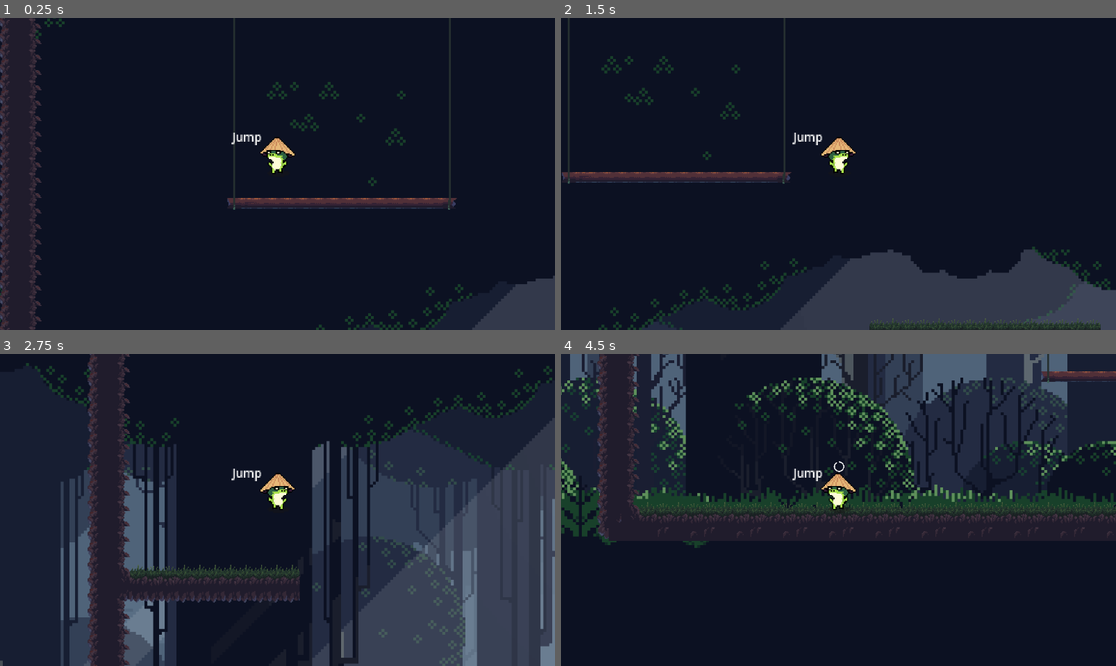
Above: before the commit, frames 1-4 (two rows, left to right).
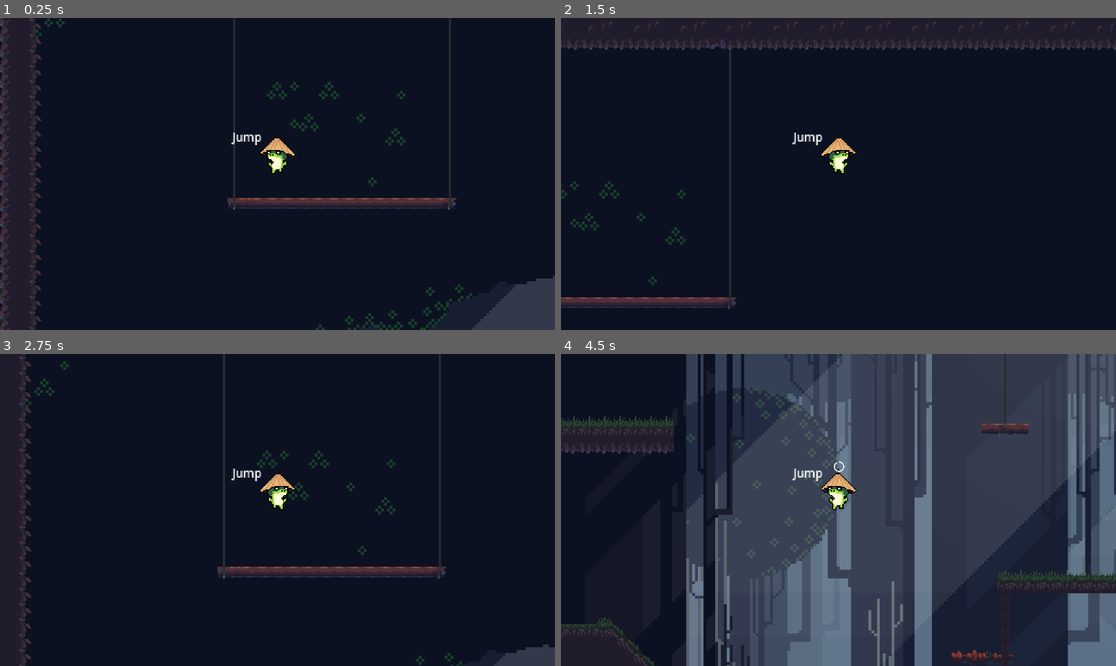
Above: after the commit, the same moments.

Repository: kedywek/SamuraiFrog
Game: Godot game, scene res://scenes/main.tscn
Two runs of this game, one before a commit and one after it. Both use one fixed random seed, a clock stepped at 60 frames per second and the inputs below.
Inputs:
- Up to frame 1 (0.25 s): no input
- Up to frame 2 (1.5 s): hold D (right) 0.53-1.28 s; tap Shift (attack) at 0.6 s; tap W (jump) at 0.77, 0.8, 1.07, 1.35 s; hold A (left) from 1.28 s (still down)
- Up to frame 3 (2.75 s): tap W (jump) at 1.52, 1.82, 2.3 s; tap Shift (attack) at 1.55, 2.1 s; release A (left) at 2.03 s; hold D (right) from 2.03 s (still down)
- Up to frame 4 (4.5 s): tap Shift (attack) at 2.85, 4.35 s; tap W (jump) at 3.02, 3.32, 3.6, 3.77, 4.07 s; release D (right) at 3.53 s; hold A (left) from 3.53 s (still down)

The runs differ from the first frame. In frame 2, 17% of the frame differs, in the area x 0-100%, y 1-100%; in frame 3, 40%; in frame 4, 62%, in the area x 0-100%, y 0-100%.

Commit message:
add shadow, slope fix, charge while running fix

Diff:
--- /dev/null
+++ b/scenes/UI.tscn
@@ -0,0 +1,19 @@
+[gd_scene load_steps=2 format=3 uid="uid://c3t4cp1l5l7cs"]
+
+[ext_resource type="Texture2D" uid="uid://b20stv1thxi11" path="res://sprites/CircularProgressBar.png" id="1_sh0aa"]
+
+[node name="UI" type="CanvasLayer"]
+
+[node name="jump_charge" type="TextureProgressBar" parent="."]
+anchors_preset = 2
+anchor_top = 1.0
+anchor_bottom = 1.0
+offset_left = 15.0
+offset_top = -101.0
+offset_right = 101.0
+offset_bottom = -15.0
+grow_vertical = 0
+max_value = 150.0
+fill_mode = 4
+nine_patch_stretch = true
+texture_progress = ExtResource("1_sh0aa")
--- a/scenes/characters/player.tscn
+++ b/scenes/characters/player.tscn
@@ -282,12 +282,14 @@
 }]
 
 [node name="player" type="CharacterBody2D"]
+floor_max_angle = 0.767945
 script = ExtResource("1_5pw7r")
 dash_curve = SubResource("Curve_3phni")
 metadata/_edit_horizontal_guides_ = [-45.0]
 
 [node name="shadow" type="Sprite2D" parent="."]
-position = Vector2(1, -11)
+visible = false
+position = Vector2(1, -10)
 scale = Vector2(1.22917, 1.22917)
 texture = ExtResource("2_12pvh")
 
@@ -310,6 +312,7 @@
 
 [node name="Camera2D" type="Camera2D" parent="."]
 zoom = Vector2(2, 2)
+position_smoothing_speed = 200.0
 
 [node name="dash_timer" type="Timer" parent="."]
 wait_time = 0.1
@@ -319,14 +322,11 @@
 wait_time = 3.0
 one_shot = true
 
-[node name="AttackEffectBehind" type="GPUParticles2D" parent="."]
+[node name="jump_timer" type="Timer" parent="."]
+one_shot = true
+
+[node name="jump_charge" type="TextureProgressBar" parent="."]
 visible = false
-position = Vector2(0, -13)
-emitting = false
-amount = 1000
-process_material = SubResource("ParticleProcessMaterial_lhdui")
-
-[node name="jump_charge" type="TextureProgressBar" parent="."]
 offset_left = 21.0
 offset_top = -28.0
 offset_right = 59.0
@@ -345,9 +345,12 @@
 fill_mode = 4
 texture_progress = ExtResource("3_8ffhc")
 
-[node name="jump_timer" type="Timer" parent="."]
-wait_time = 1.5
-one_shot = true
+[node name="AttackEffectBehind" type="GPUParticles2D" parent="."]
+visible = false
+position = Vector2(0, -13)
+emitting = false
+amount = 1000
+process_material = SubResource("ParticleProcessMaterial_lhdui")
 
 [node name="AnimationPlayer" type="AnimationPlayer" parent="."]
 libraries = {
--- a/scenes/main.tscn
+++ b/scenes/main.tscn
@@ -1,8 +1,9 @@
-[gd_scene load_steps=4 format=4 uid="uid://bhpqsbr5nna7y"]
+[gd_scene load_steps=5 format=4 uid="uid://bhpqsbr5nna7y"]
 
 [ext_resource type="PackedScene" uid="uid://bkroha6k87kwx" path="res://scenes/characters/player.tscn" id="1_qu1rk"]
 [ext_resource type="PackedScene" uid="uid://cjy2hp4qv4y27" path="res://scenes/tileMap/tile_map_layer.tscn" id="2_pocl6"]
 [ext_resource type="PackedScene" uid="uid://2gehlltnor8u" path="res://scenes/background.tscn" id="3_s6xwh"]
+[ext_resource type="PackedScene" uid="uid://c3t4cp1l5l7cs" path="res://scenes/UI.tscn" id="3_t0fe0"]
 
 [node name="main" type="Node2D"]
 
@@ -17,3 +18,5 @@
 [node name="player" parent="." instance=ExtResource("1_qu1rk")]
 position = Vector2(93, -717)
 scale = Vector2(1.2, 1.2)
+
+[node name="UI" parent="." instance=ExtResource("3_t0fe0")]
--- a/scenes/platform.tscn
+++ /dev/null
@@ -1,16 +0,0 @@
-[gd_scene load_steps=3 format=3 uid="uid://033oe6wwhe7f"]
-
-[ext_resource type="Texture2D" uid="uid://s6b3r0br8etq" path="res://icon.svg" id="1_oyixo"]
-
-[sub_resource type="RectangleShape2D" id="RectangleShape2D_ulnkv"]
-size = Vector2(229, 25)
-
-[node name="platform" type="StaticBody2D"]
-
-[node name="Sprite2D" type="Sprite2D" parent="."]
-position = Vector2(3.8147e-06, 4.76837e-07)
-scale = Vector2(1.79688, 0.203125)
-texture = ExtResource("1_oyixo")
-
-[node name="CollisionShape2D" type="CollisionShape2D" parent="."]
-shape = SubResource("RectangleShape2D_ulnkv")
--- a/scripts/characters/player.gd
+++ b/scripts/characters/player.gd
@@ -36,20 +36,27 @@
 
 	#	pokazywanie kółka charge'owania jumpa
 	if $jump_timer.is_stopped() or $jump_charge.value == 0:
-		$jump_charge.visible = false
+		#$jump_charge.visible = false
+		get_parent().find_child('UI').find_child('jump_charge').visible=false
 	else:
-		$jump_charge.visible = true
+		#$jump_charge.visible = true
+		get_parent().find_child('UI').find_child('jump_charge').visible=true
 
 	#	zmiana wartości kółka dasha
 	$jump_regen.set_value((1 - $dash_cooldown.time_left)*100)
 
 	#	zmiana wartości charge'owania jumpa
-	if $jump_timer.time_left > 1:
+	#if $jump_timer.time_left > 1:
+	if $jump_timer.time_left > 0.66:
 		$jump_charge.set_value(50)
-	elif $jump_timer.time_left > 0.5:
+		get_parent().find_child('UI').find_child('jump_charge').set_value(50)
+	#elif $jump_timer.time_left > 0.5:
+	elif $jump_timer.time_left > 0.33:
 		$jump_charge.set_value(100)
+		get_parent().find_child('UI').find_child('jump_charge').set_value(100)
 	else:
 		$jump_charge.set_value(150)
+		get_parent().find_child('UI').find_child('jump_charge').set_value(150)
 
 
 func _physics_process(delta: float) -> void:
@@ -75,7 +82,7 @@
 	if state == States.Charge and Input.is_action_just_released("jump"):
 		time_left=$jump_timer.time_left
 		$jump_timer.stop()
-		print(time_left)
+		#print(time_left)
 		state = States.Jump
 		if(1.5 > time_left and time_left >= 1.0):
 			velocity.y = jump_height3
@@ -95,11 +102,11 @@
 
 	if !is_on_floor() and state == States.Jump and not is_dashing and can_dash and Input.is_action_just_pressed("attack") and direction:
 		state = States.Attack
-		#can_dash=false
 
 
 func perform_state_actions(delta):
 	$AttackEffectBehind.emitting = false
+	shadow_appear()
 
 	match state:
 		States.Idle:
@@ -115,7 +122,10 @@
 		States.Charge:
 			$Label.text="Charge"
 			$AnimationPlayer.play("charge")
-			velocity.x = 0
+			#velocity.x = 0
+			velocity.x = move_toward(velocity.x, 0, run_speed * deceleration)
+			#if(!is_on_floor()):
+				#state = States.Jump
 
 		States.Jump:
 			$Label.text="Jump"
@@ -165,6 +175,11 @@
 	elif velocity.x < 0:
 		$AttackEffectBehind.process_material.set_direction(Vector3(1, 0, 0))
 
+func shadow_appear():
+	if is_on_floor():
+		$shadow.visible=true
+	else:
+		$shadow.visible=false
 
 #czas dasha
 func _on_dash_timer_timeout() -> void:
